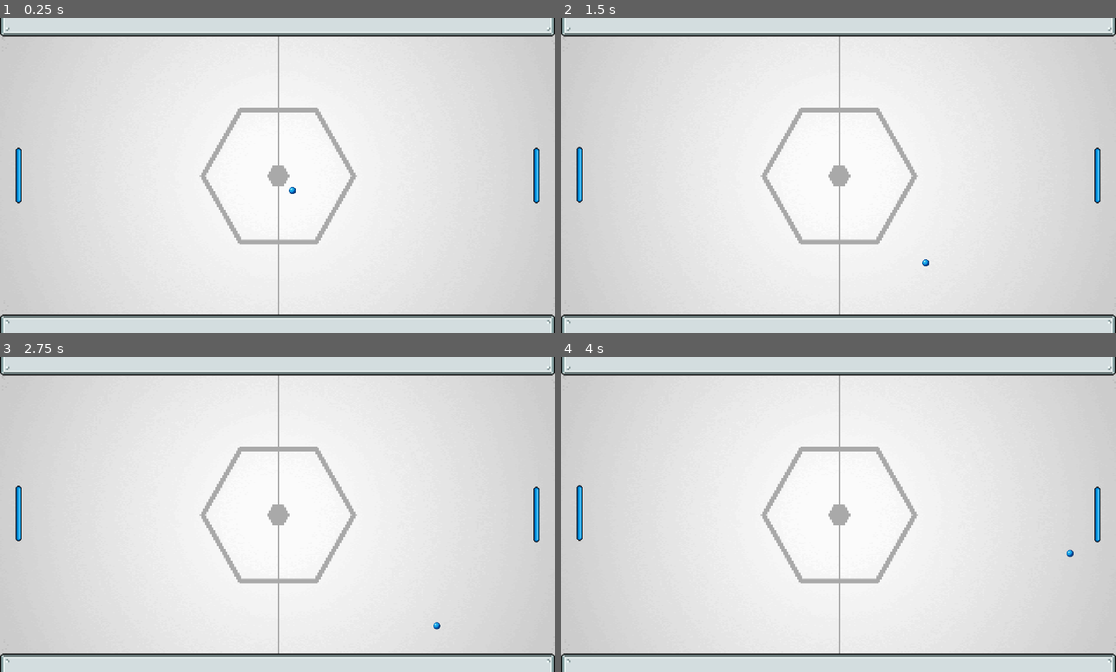
Above: before the commit, frames 1-4 (two rows, left to right).
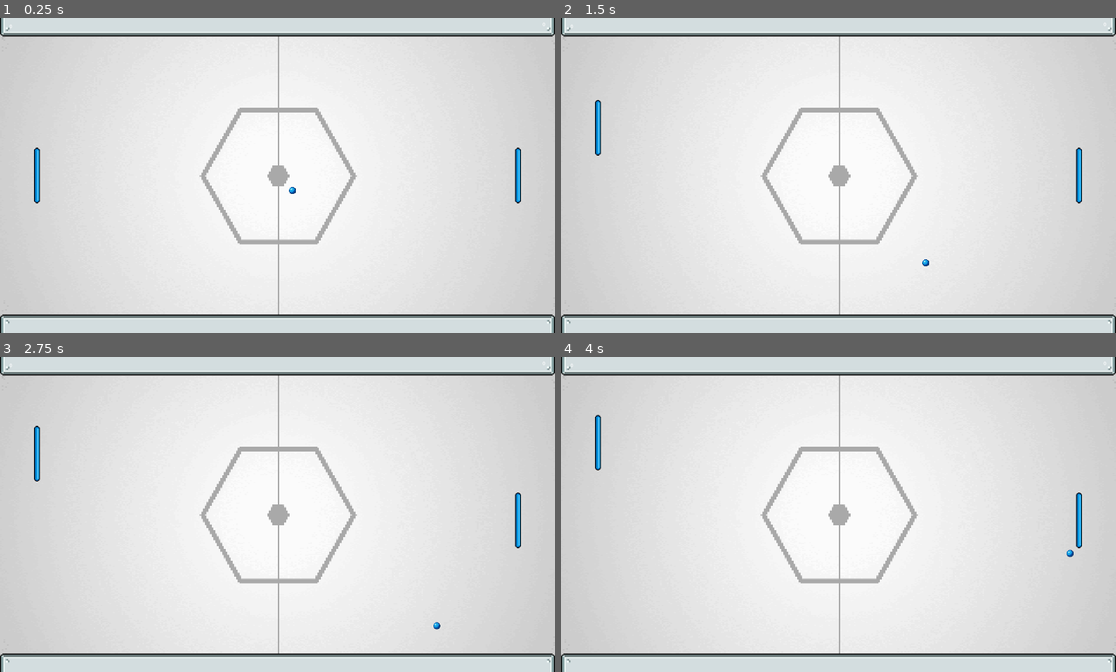
Above: after the commit, the same moments.

Repository: Tyralf/BoringPong2D_Godot
Game: Godot game, scene res://MainScene.tscn
Two runs of this game, one before a commit and one after it. Both use one fixed random seed, a clock stepped at 60 frames per second and the inputs below.
Inputs:
- Up to frame 1 (0.25 s): no input
- Up to frame 2 (1.5 s): tap Enter at 0.5 s; hold Z (Player_1_up) 0.53-1.28 s; tap Down (Player_2_down) at 0.6 s; hold S (Player_1_down) from 1.28 s (still down); tap Up (Player_2_up) at 1.35 s
- Up to frame 3 (2.75 s): release S (Player_1_down) at 2.03 s; hold Z (Player_1_up) from 2.03 s (still down); tap Down (Player_2_down) at 2.1 s
- Up to frame 4 (4 s): tap Up (Player_2_up) at 2.85 s; release Z (Player_1_up) at 3.53 s; hold S (Player_1_down) from 3.53 s (still down); tap Down (Player_2_down) at 3.6 s

The runs differ from the first frame. In frame 1, 0.8% of the frame differs, in the area x 1-99%, y 1-59%; in frame 2, 0.8%; in frame 3, 0.8%, in the area x 1-99%, y 1-61%; in frame 4, 0.8%.

Commit message:
Correction du bug des palets qui bouge pas, et ajout des buts et du despawn de la balle, detection d'un bug de collision

Diff:
--- a/MainScene.tscn
+++ b/MainScene.tscn
@@ -1,10 +1,12 @@
-[gd_scene load_steps=8 format=3 uid="uid://donlhfi4ptthd"]
+[gd_scene load_steps=10 format=3 uid="uid://donlhfi4ptthd"]
 
 [ext_resource type="Texture2D" uid="uid://rudhitu0fqmg" path="res://Sprites/Untitled.png" id="1_nt7x8"]
 [ext_resource type="Texture2D" uid="uid://bwjnjkddn0554" path="res://Sprites/Walls_1.png" id="2_hnr1i"]
 [ext_resource type="PackedScene" uid="uid://c3cq3bi2jsd58" path="res://scenes/Player_1.tscn" id="3_msy2a"]
 [ext_resource type="PackedScene" uid="uid://dr73r12m4nh24" path="res://scenes/Player_2.tscn" id="4_75lm4"]
 [ext_resource type="PackedScene" uid="uid://dp5ymy4xo128o" path="res://scenes/ball.tscn" id="5_1affs"]
+[ext_resource type="PackedScene" uid="uid://beo0qead0qnca" path="res://scenes/goal_player_1.tscn" id="6_5a5u3"]
+[ext_resource type="PackedScene" uid="uid://dyb5dc0p5bvy6" path="res://scenes/goal_player_2.tscn" id="7_lmbvl"]
 
 [sub_resource type="TileSetAtlasSource" id="TileSetAtlasSource_4gfw7"]
 texture = ExtResource("2_hnr1i")
@@ -63,8 +65,16 @@
 layer_0/tile_data = PackedInt32Array(0, 0, 0, 1, 65536, 0, 2, 65536, 0, 3, 65536, 0, 4, 65536, 0, 5, 65536, 0, 6, 65536 …(1040 unchanged characters)…
 
 [node name="Player_1" parent="." instance=ExtResource("3_msy2a")]
+position = Vector2(64, 0)
 
 [node name="Player_2" parent="." instance=ExtResource("4_75lm4")]
+position = Vector2(-64, 0)
 
 [node name="Ball" parent="." instance=ExtResource("5_1affs")]
 position = Vector2(-6, 3)
+
+[node name="Goal_Player_1" parent="." instance=ExtResource("6_5a5u3")]
+position = Vector2(-1, 11)
+
+[node name="Goal_Player_2" parent="." instance=ExtResource("7_lmbvl")]
+position = Vector2(1838, -9)
--- a/Scripts/Player_1.gd
+++ b/Scripts/Player_1.gd
@@ -10,7 +10,7 @@
 	# As good practice, you should replace UI actions with custom gameplay actions.
 	var direction = Input.get_axis("Player_1_up", "Player_1_down")
 	if direction:
-		velocity.y = direction * SPEED * delta
+		velocity.y = direction * SPEED
 	else:
 		velocity.y = move_toward(velocity.y * delta, 0, SPEED)
 
--- a/Scripts/Player_2.gd
+++ b/Scripts/Player_2.gd
@@ -10,7 +10,7 @@
 	# As good practice, you should replace UI actions with custom gameplay actions.
 	var direction = Input.get_axis("Player_2_up", "Player_2_down")
 	if direction:
-		velocity.y = direction * SPEED * delta
+		velocity.y = direction * SPEED
 	else:
 		velocity.y = move_toward(velocity.y * delta, 0, SPEED)
 
--- a/Scripts/ball.gd
+++ b/Scripts/ball.gd
@@ -10,3 +10,6 @@
 	var collision_info = move_and_collide(velocity * delta)
 	if collision_info:
 		velocity = velocity.bounce(collision_info.get_normal())
+func isDestroyed():
+	print("I have been destroyed !")
+	queue_free()
--- /dev/null
+++ b/Scripts/goal_player_1.gd
@@ -0,0 +1,9 @@
+extends Area2D
+var p2_score = 0
+func _on_body_entered(body):
+	print(body.name,"has entered goal of player 1")
+	if body.name == "Ball":
+		print("Player 2 Goalllll !")
+		p2_score += 1
+		get_node("Score_P1").text = str(p2_score)
+		body.isDestroyed()
--- /dev/null
+++ b/scenes/goal_player_1.tscn
@@ -0,0 +1,23 @@
+[gd_scene load_steps=3 format=3 uid="uid://beo0qead0qnca"]
+
+[ext_resource type="Script" path="res://Scripts/goal_player_1.gd" id="1_gq7cf"]
+
+[sub_resource type="RectangleShape2D" id="RectangleShape2D_nt67t"]
+size = Vector2(80, 999)
+
+[node name="Goal_Player_1" type="Area2D"]
+script = ExtResource("1_gq7cf")
+
+[node name="CollisionShape2D" type="CollisionShape2D" parent="."]
+position = Vector2(40, 539.5)
+shape = SubResource("RectangleShape2D_nt67t")
+
+[node name="Score_P1" type="Label" parent="."]
+offset_left = 19.0
+offset_top = 6.0
+offset_right = 59.0
+offset_bottom = 32.0
+text = "0"
+horizontal_alignment = 1
+
+[connection signal="body_entered" from="." to="." method="_on_body_entered"]
--- /dev/null
+++ b/scenes/goal_player_2.gd
@@ -0,0 +1,9 @@
+extends Area2D
+var p1_score = 0
+func _on_body_entered(body):
+	print(body.name,"has entered goal of player 2")
+	if body.name == "Ball":
+		print("Player 1 Goalllll !")
+		p1_score += 1
+		get_node("Score_P2").text = str(p1_score)
+		body.isDestroyed()
--- /dev/null
+++ b/scenes/goal_player_2.tscn
@@ -0,0 +1,23 @@
+[gd_scene load_steps=3 format=3 uid="uid://dyb5dc0p5bvy6"]
+
+[ext_resource type="Script" path="res://scenes/goal_player_2.gd" id="1_qfp3v"]
+
+[sub_resource type="RectangleShape2D" id="RectangleShape2D_vbu1y"]
+size = Vector2(99, 951)
+
+[node name="Goal_Player_2" type="Area2D"]
+script = ExtResource("1_qfp3v")
+
+[node name="CollisionShape2D" type="CollisionShape2D" parent="."]
+position = Vector2(48.5, 553.5)
+shape = SubResource("RectangleShape2D_vbu1y")
+
+[node name="Score_P2" type="Label" parent="."]
+offset_left = 24.0
+offset_top = 19.0
+offset_right = 64.0
+offset_bottom = 45.0
+text = "0"
+horizontal_alignment = 1
+
+[connection signal="body_entered" from="." to="." method="_on_body_entered"]
--- /dev/null
+++ b/scenes/grid_container.tscn
@@ -0,0 +1,25 @@
+[gd_scene format=3 uid="uid://duvqctsrsstsj"]
+
+[node name="GridContainer" type="GridContainer"]
+anchors_preset = -1
+anchor_left = 0.5
+anchor_top = 0.108
+anchor_right = 0.5
+anchor_bottom = 0.108
+offset_left = -19.0
+offset_top = -50.504
+offset_right = 21.0
+offset_bottom = -0.504005
+columns = 2
+
+[node name="Label" type="Label" parent="."]
+layout_mode = 2
+text = "10"
+horizontal_alignment = 1
+vertical_alignment = 1
+
+[node name="Label2" type="Label" parent="."]
+layout_mode = 2
+text = "10"
+horizontal_alignment = 1
+vertical_alignment = 1
